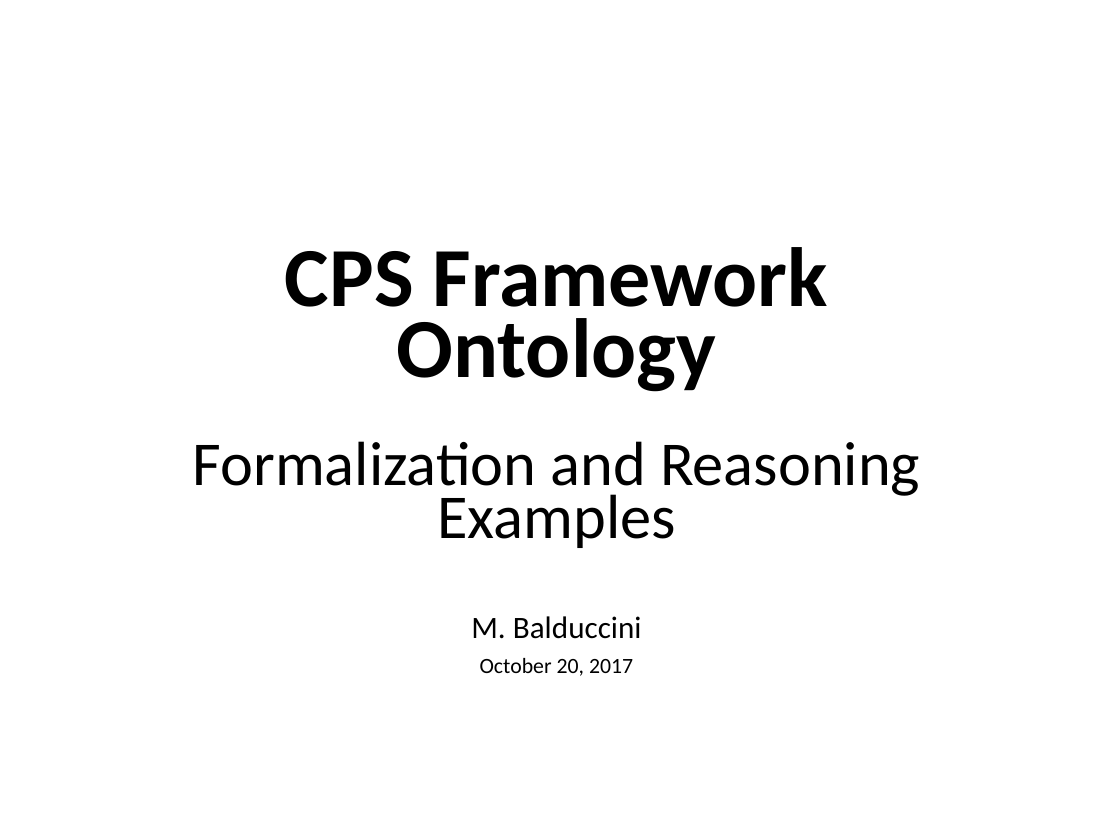
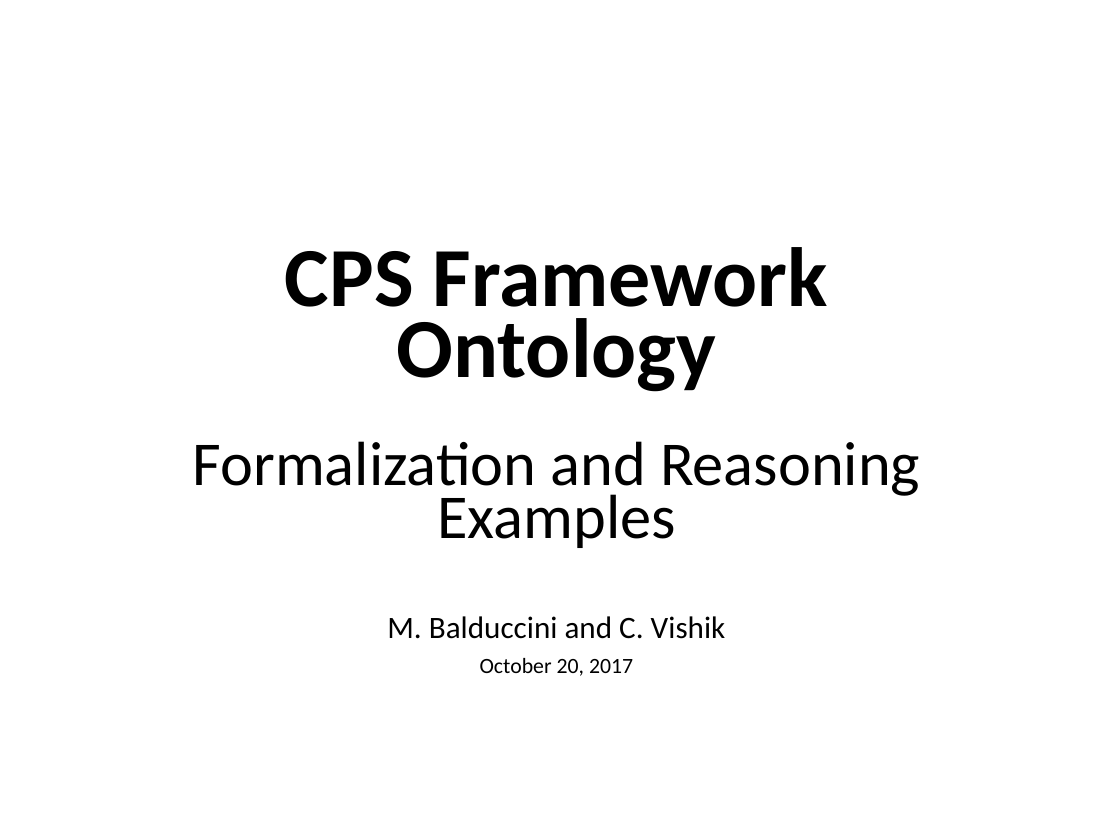
Before and after one commit to usnistgov/cpsframework, a slide deck: slide 1 of ontology/demos/demo-2017-10-20.pptx. Drawn at 1120x840 pixels with LibreOffice and Linux fonts; fonts in the diff are those of the drawing. Boxes give left, top, right and bottom in pixels: in the first picture for what was removed or moved away, otherwise in the second. Text is boxed around its words. In the diff, an @@ line names an element or a change of style, - is before the commit and + after.

Commit message:
Small fixes.

```diff
--- a/ontology/demos/demo-2017-10-20.pptx
+++ b/ontology/demos/demo-2017-10-20.pptx
@@ text at <box>387,616,726,639</box>: text changed @@
-M. Balduccini
+M. Balduccini and C. Vishik
```
